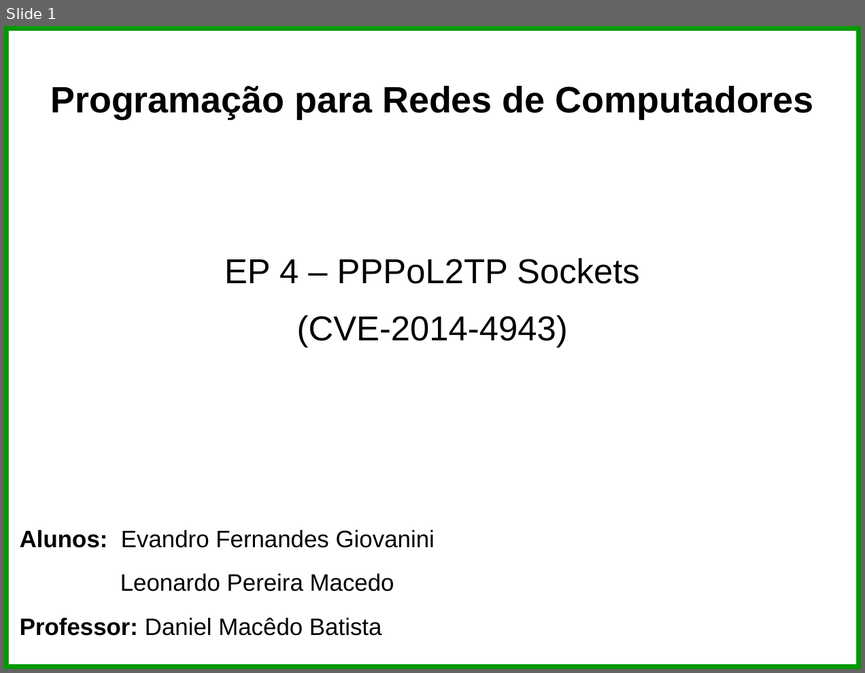
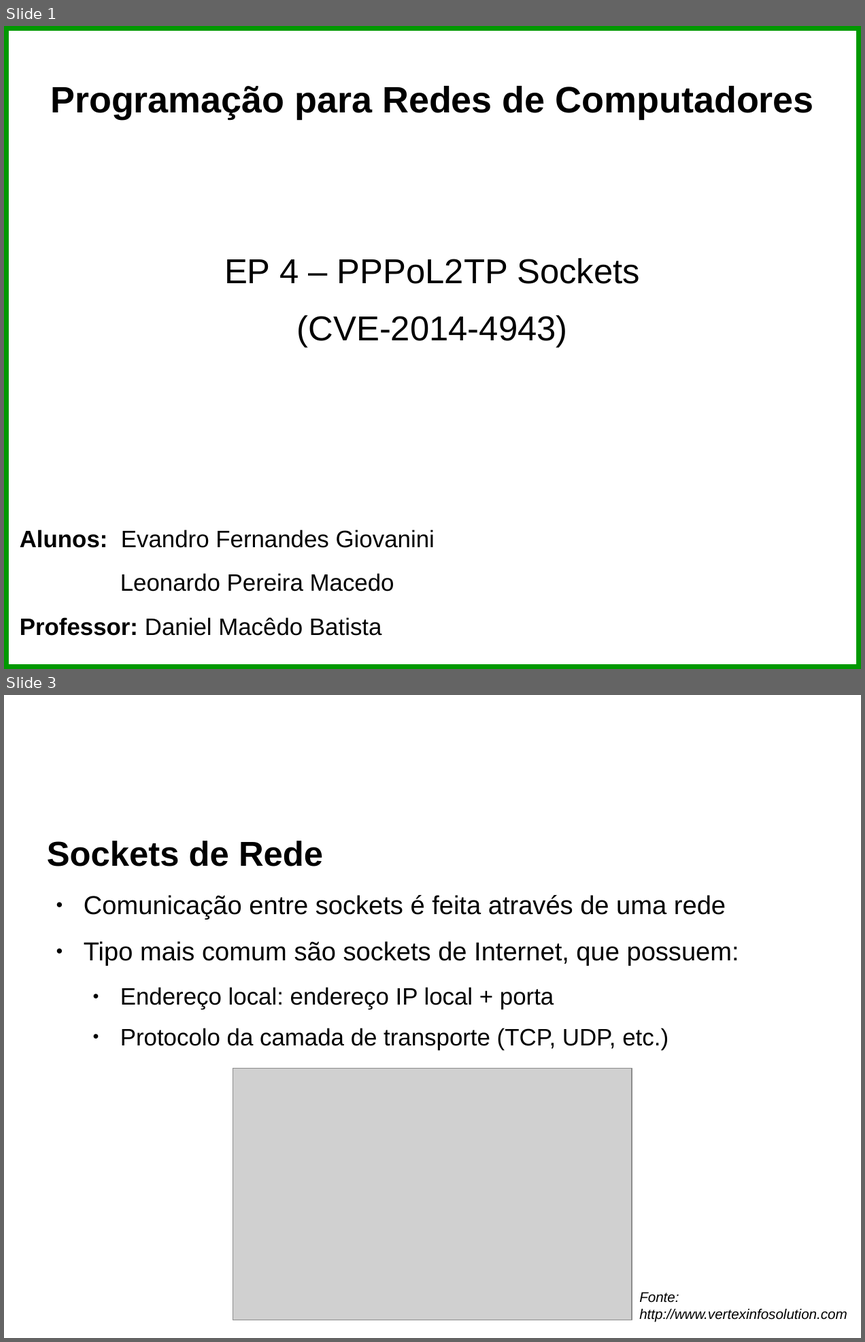
Before and after one commit to redes-2015/l2tp-socket-bug, a slide deck: slides/slides.odp. Shown one above the other, each under a label of ours: slide 1 before the commit, slides 1 and 3 after it; the slides between them are not shown. The pictures are 865x673 and 865x1342 pixels, drawn with LibreOffice and Linux fonts; fonts in the diff are those of the drawing; grey boxes stand for pictures; background and template pictures are left out. Boxes give left, top, right and bottom in pixels: in the first picture for what was removed or moved away, otherwise in the second. Text is boxed around its words. In the diff, an @@ line names an element or a change of style, - is before the commit and + after.

Commit message:
Slides explicando sockets, VPN, PPP e L2TP

```diff
--- a/slides/slides.odp
+++ b/slides/slides.odp
@@ slide 3 added at bbox=[4, 695, 861, 1338], background picture (left out) @@
@@ title added at bbox=[47, 713, 818, 787], 44 pt, text #FFFFFF, bold @@
+Introdução
@@ text added at bbox=[47, 841, 739, 1050], 24 pt, text #000000 @@
+Sockets de Rede
+● Comunicação entre sockets é feita através de uma rede
+● Tipo mais comum são sockets de Internet, que possuem:
+  ● Endereço local: endereço IP local + porta
+  ● Protocolo da camada de transporte (TCP, UDP, etc.)
@@ picture added at bbox=[233, 1068, 632, 1320] @@
@@ text added at bbox=[639, 1291, 847, 1322], 13 pt, text #000000, italic @@
+Fonte:
+http://www.vertexinfosolution.com
```
Also in this commit, not shown: 7 other slides added, 1 slide removed, 1 other file.
